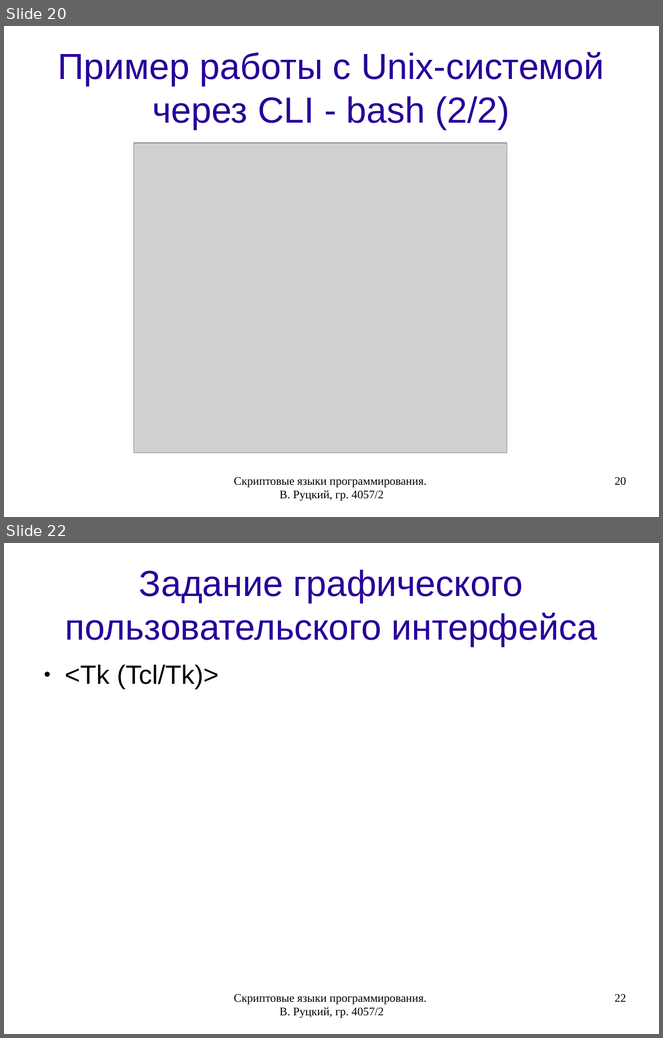
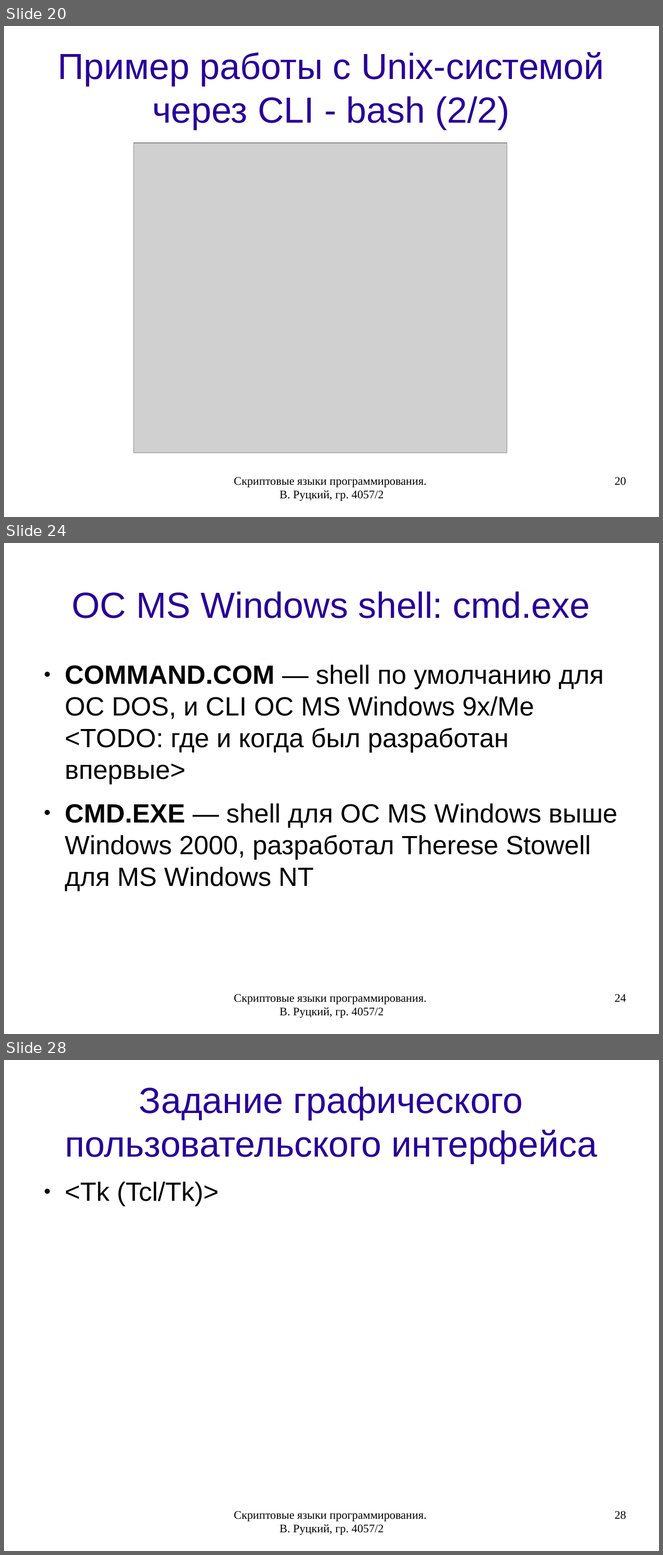
Before and after one commit to rutsky/semester07, a slide deck: Operation_systems/scripting_languages/40572_Rutsky_Scripting_languages.odp. Shown one above the other, each under a label of ours: slides 20 and 22 before the commit, slides 20, 24 and 28 after it; the slides between them are not shown. The pictures are 663x1038 and 663x1555 pixels, drawn with LibreOffice and Linux fonts; fonts in the diff are those of the drawing; grey boxes stand for pictures. Boxes give left, top, right and bottom in pixels: in the first picture for what was removed or moved away, otherwise in the second. Text is boxed around its words. In the diff, an @@ line names an element or a change of style, - is before the commit and + after.

```diff
--- a/Operation_systems/scripting_languages/40572_Rutsky_Scripting_languages.odp
+++ b/Operation_systems/scripting_languages/40572_Rutsky_Scripting_languages.odp
@@ slide 24 added at [4, 543, 659, 1034], background #FFFFFF @@
@@ title added at [72, 591, 591, 618], 44 pt, text #280099 @@
+ОС MS Windows shell: cmd.exe
@@ text added at [65, 665, 618, 891], 32 pt, text #000000 @@
+● COMMAND.COM — shell по умолчанию для ОС DOS, и CLI ОС MS Windows 9x/Me <TODO: где и когда был разработан впервые>
+● CMD.EXE — shell для ОС MS Windows выше Windows 2000, разработал Therese Stowell для MS Windows NT
@@ text added at [234, 994, 426, 1018], 14 pt, text #000000 @@
+Скриптовые языки программирования. В. Руцкий, гр. 4057/2
@@ page number added at [615, 994, 626, 1002], 14 pt, text #000000 @@
+24
@@ what was slide 22 is now slide 28 @@
@@ page number at [615, 1511, 626, 1520]: text changed @@
-22
+28
```
Also in this commit, not shown: 2 slides changed, 5 other slides added.
